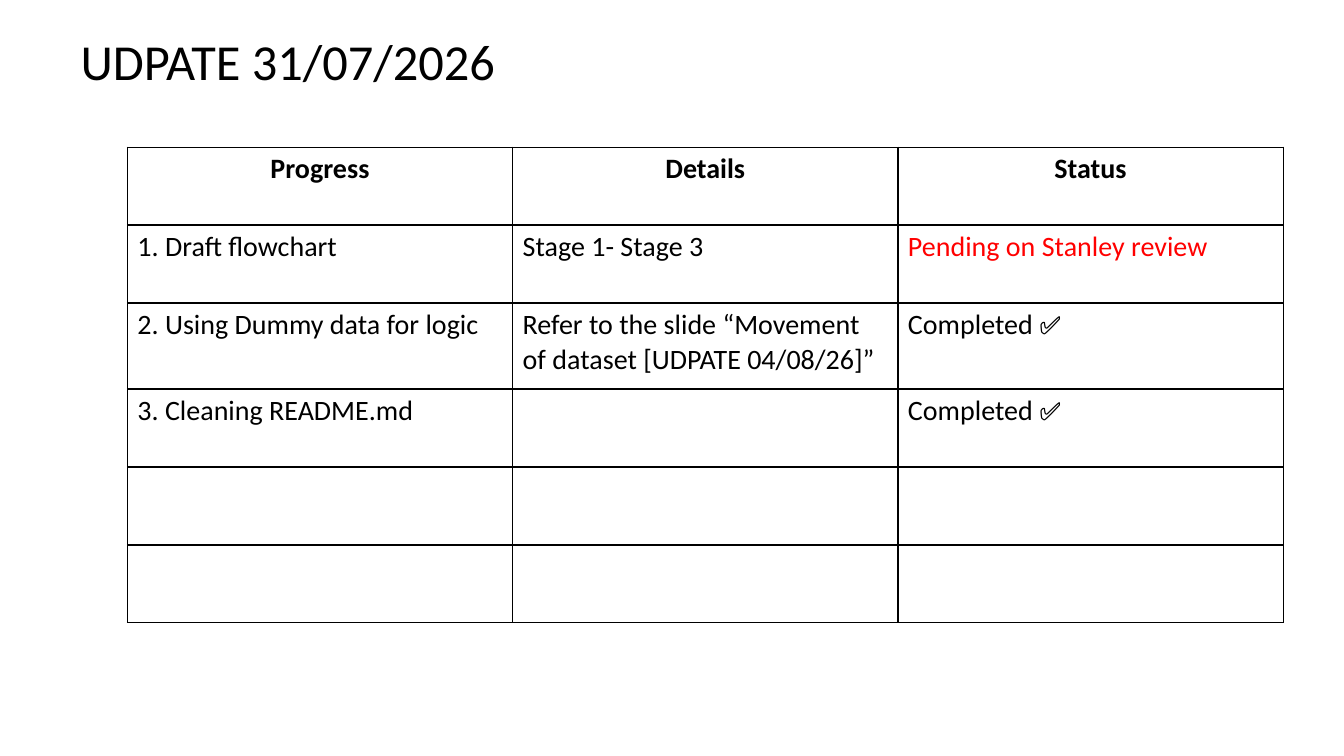
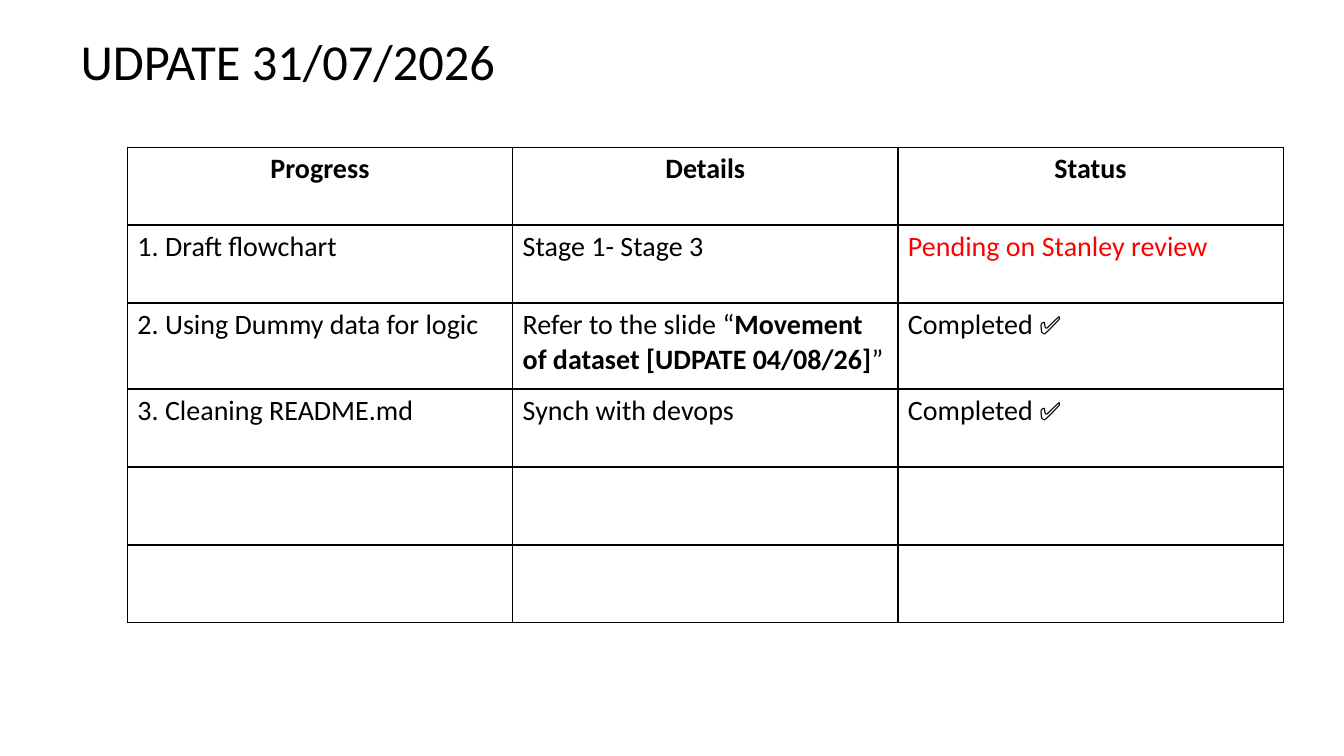
Before and after one commit to Syaziyah30/DeviceCluster, a slide deck: slide 3 of 1.training_model/supplementary/Device Identifier 20260717.pptx. Drawn at 1344x756 pixels with LibreOffice and Linux fonts; fonts in the diff are those of the drawing. Boxes give left, top, right and bottom in pixels: in the first picture for what was removed or moved away, otherwise in the second. Text is boxed around its words. In the diff, an @@ line names an element or a change of style, - is before the commit and + after.

```diff
--- a/1.training_model/supplementary/Device Identifier 20260717.pptx
+++ b/1.training_model/supplementary/Device Identifier 20260717.pptx
@@ table at <box>127,147,1282,623</box> @@
-row 4, column 2: 
+row 4, column 2: Synch with devops
@@ bold on in "“Movement of dataset [UDPATE 04/08/26]”" @@
```
Also in this commit, not shown: 17 other slides changed, 1 slide added, 2 other files.
